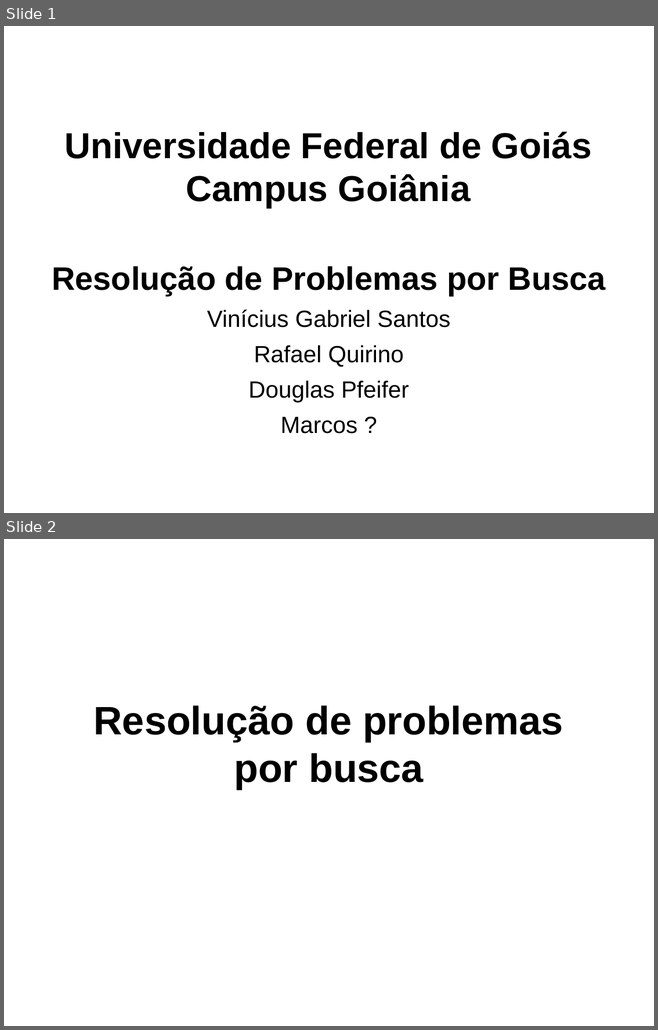
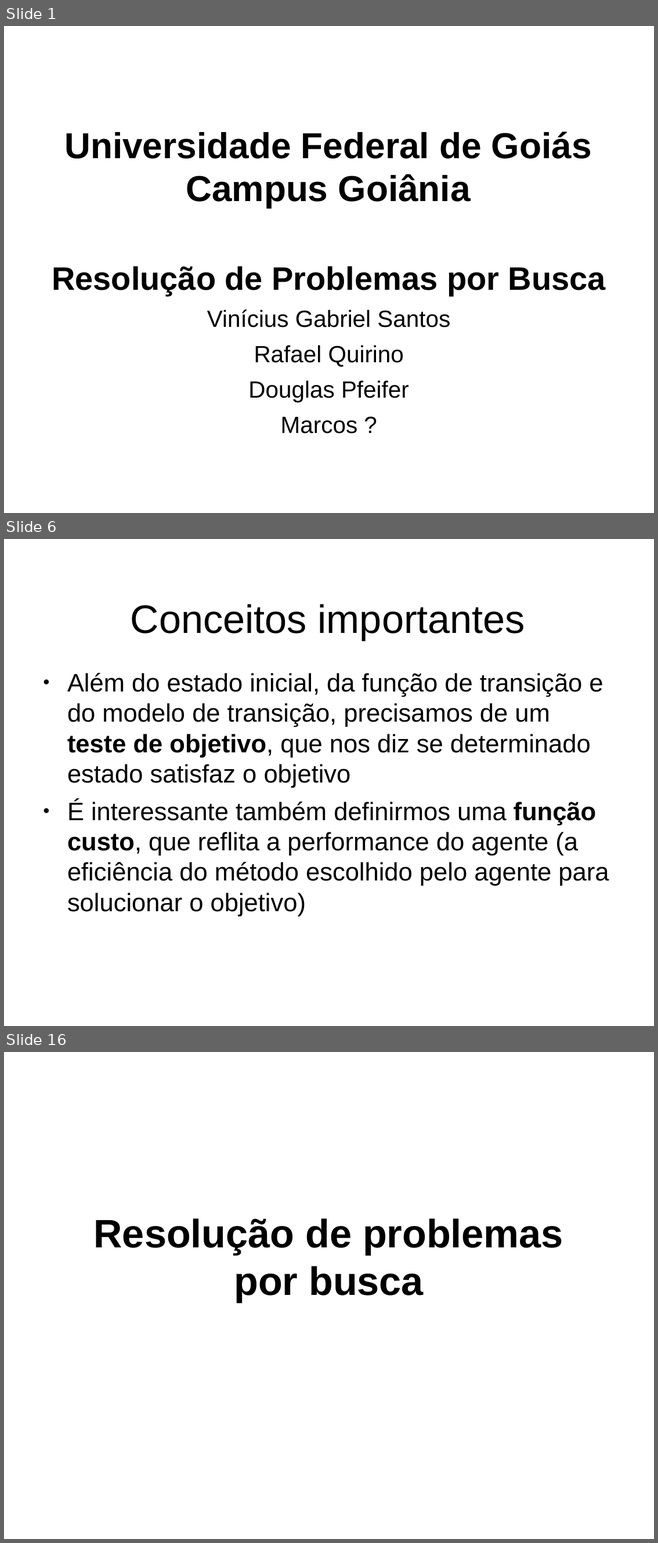
Before and after one commit to RafaelQuirino/SearchingProblems, a slide deck: slides.odp. Shown one above the other, each under a label of ours: slides 1 and 2 before the commit, slides 1, 6 and 16 after it; the slides between them are not shown. The pictures are 658x1030 and 658x1543 pixels, drawn with LibreOffice and Linux fonts; fonts in the diff are those of the drawing; background and template pictures are left out. Boxes give left, top, right and bottom in pixels: in the first picture for what was removed or moved away, otherwise in the second. Text is boxed around its words. In the diff, an @@ line names an element or a change of style, - is before the commit and + after.

```diff
--- a/slides.odp
+++ b/slides.odp
@@ slide 6 added at bbox=[4, 539, 654, 1026], background picture (left out) @@
@@ title added at bbox=[130, 604, 525, 640], 44 pt, text #000000 @@
+Conceitos importantes
@@ text added at bbox=[67, 673, 608, 917], 28 pt, text #000000 @@
+● Além do estado inicial, da função de transição e do modelo de transição, precisamos de um teste de objetivo, que nos diz se determinado estado satisfaz o objetivo
+● É interessante também definirmos uma função custo, que reflita a performance do agente (a eficiência do método escolhido pelo agente para solucionar o objetivo)
@@ what was slide 2 is now slide 16 @@
```
Also in this commit, not shown: 13 other slides added, 5 other files.
